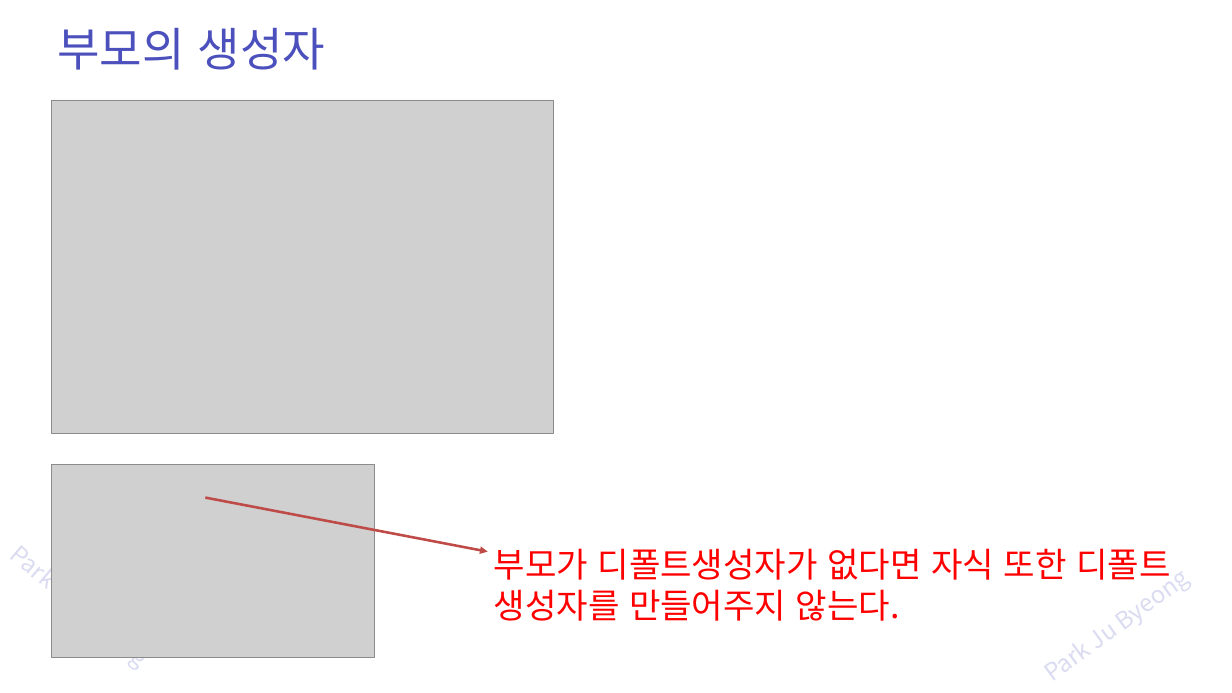
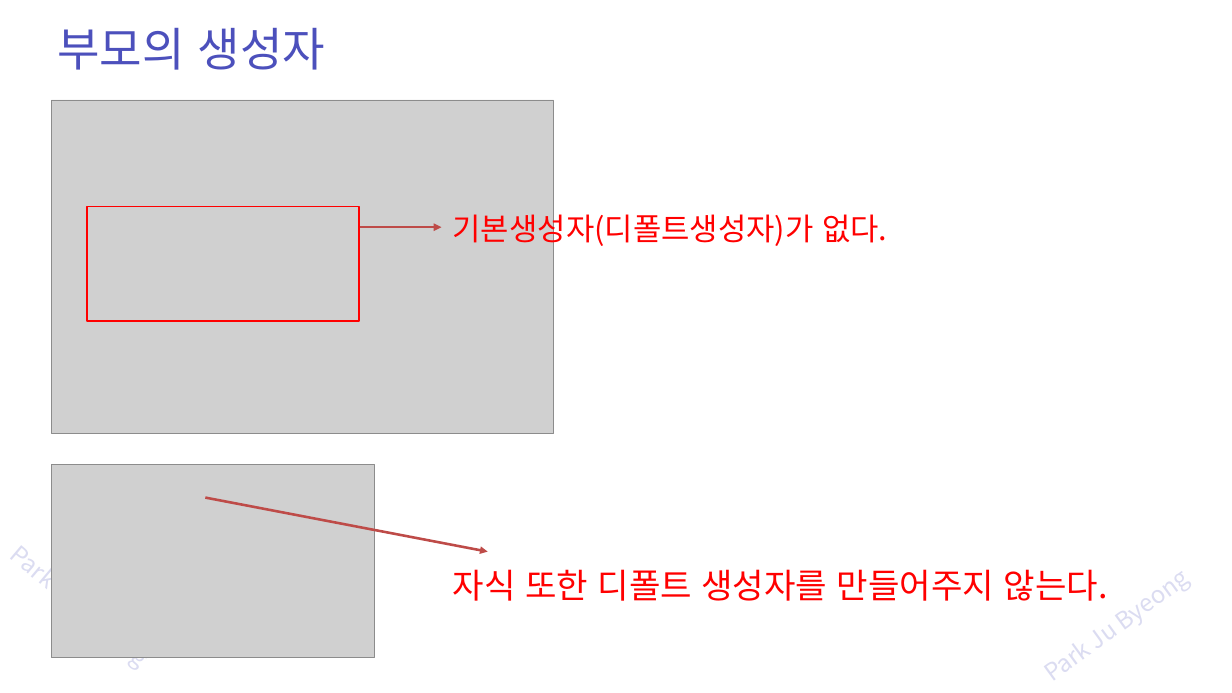
Before and after one commit to zest132/JavaLecture, a slide deck: slide 12 of JavaLecture/LectureFile/java 9강 상속과super.pptx (slide 11 before the commit). Drawn at 1232x693 pixels with LibreOffice and Linux fonts; fonts in the diff are those of the drawing; grey boxes stand for pictures. Boxes give left, top, right and bottom in pixels: in the first picture for what was removed or moved away, otherwise in the second. Text is boxed around its words. In the diff, an @@ line names an element or a change of style, - is before the commit and + after.

```diff
--- a/JavaLecture/LectureFile/java 9강 상속과super.pptx
+++ b/JavaLecture/LectureFile/java 9강 상속과super.pptx
@@ rectangle added at [87,206,360,320], outline #FF0000 2 pt @@
@@ text added at [453,209,887,249], 36 pt, text #FF0000 @@
+기본생성자(디폴트생성자)가 없다.
@@ arrow added from (359, 227) to (442, 227), #BF4C48 3 pt @@
@@ text at [453,569,1108,601]: text changed @@
-부모가 디폴트생성자가 없다면 자식 또한 디폴트 생성자를 만들어주지 않는다.
+자식 또한 디폴트 생성자를 만들어주지 않는다.
```
Also in this commit, not shown: 6 other slides changed, 2 slides added, 1 other file.
